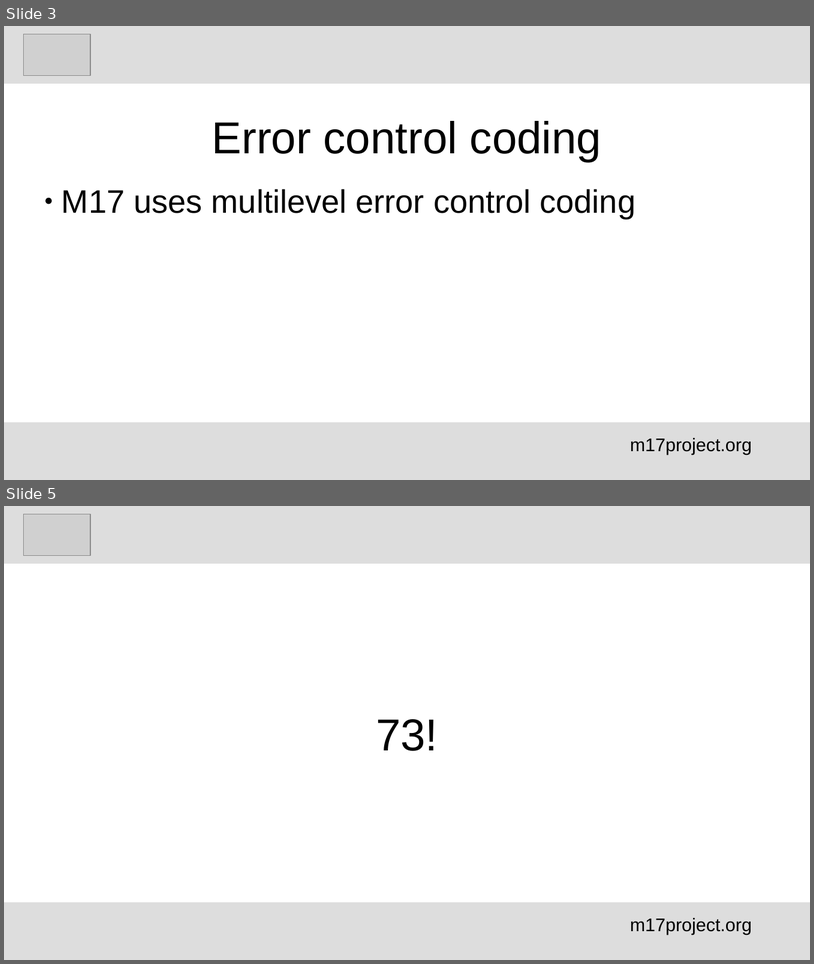
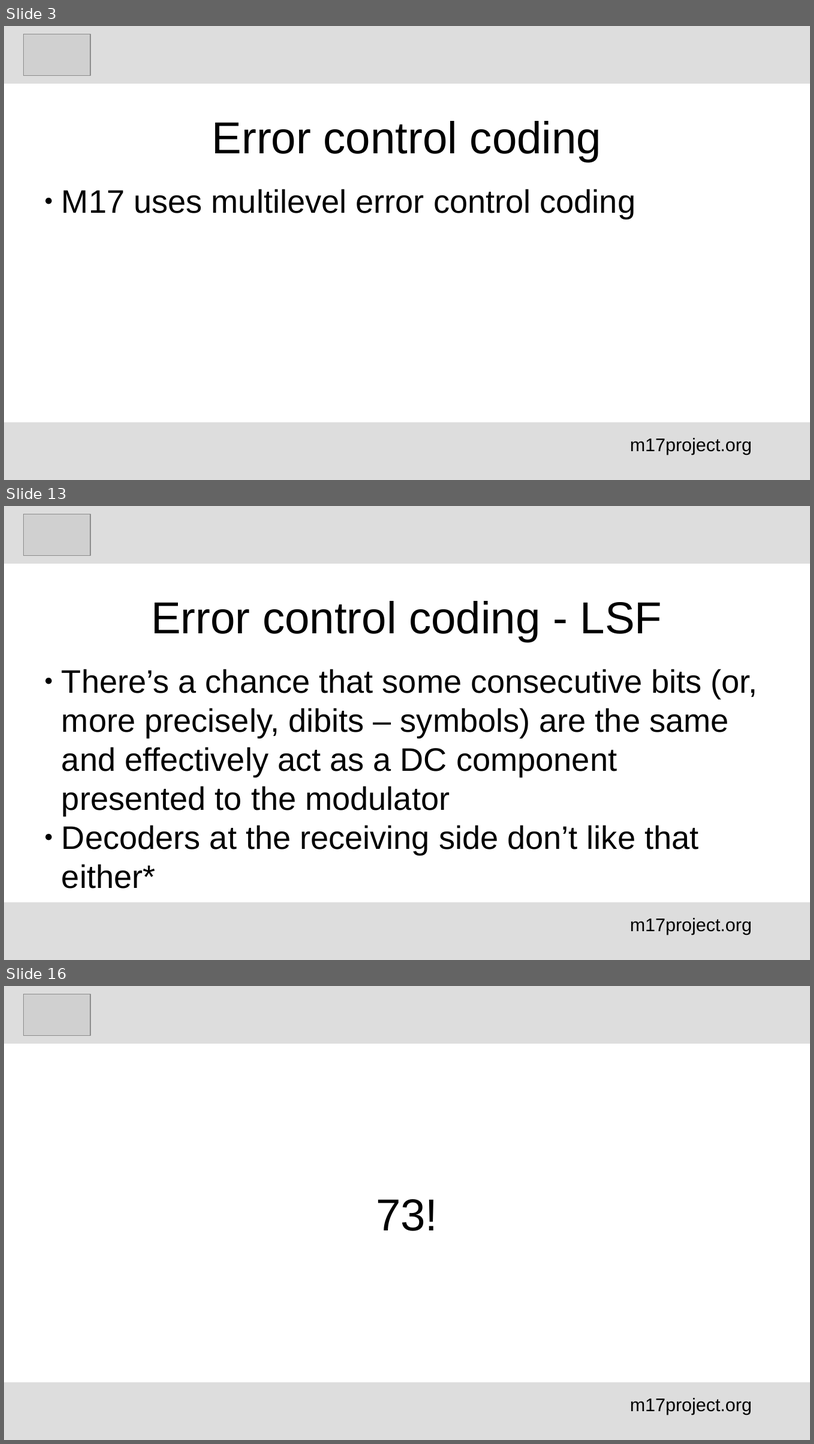
Before and after one commit to M17-Project/M17_education, a slide deck: English/M17_error control_schemes_en.odp. Shown one above the other, each under a label of ours: slides 3 and 5 before the commit, slides 3, 13 and 16 after it; the slides between them are not shown. The pictures are 814x964 and 814x1444 pixels, drawn with LibreOffice and Linux fonts; fonts in the diff are those of the drawing; grey boxes stand for pictures. Boxes give left, top, right and bottom in pixels: in the first picture for what was removed or moved away, otherwise in the second. Text is boxed around its words. In the diff, an @@ line names an element or a change of style, - is before the commit and + after.

```diff
--- a/English/M17_error control_schemes_en.odp
+++ b/English/M17_error control_schemes_en.odp
@@ slide 13 added at (x1=4, y1=506, x2=810, y2=960), background #FFFFFF @@
@@ rectangle added at (x1=4, y1=506, x2=810, y2=564), fill #DDDDDD @@
@@ picture added at (x1=23, y1=514, x2=90, y2=556) @@
@@ title added at (x1=151, y1=601, x2=663, y2=642), 44 pt, text #000000 @@
+Error control coding - LSF
@@ subtitle added at (x1=62, y1=669, x2=758, y2=888), 32 pt, text #000000 @@
+● There’s a chance that some consecutive bits (or, more precisely, dibits – symbols) are the same and effectively act as a DC component presented to the modulator
+● Decoders at the receiving side don’t like that either*
@@ rectangle added at (x1=4, y1=902, x2=810, y2=960), fill #DDDDDD @@
@@ text added at (x1=630, y1=918, x2=752, y2=934), 18 pt, text #000000 @@
+m17project.org
@@ what was slide 5 is now slide 16 @@
```
Also in this commit, not shown: 2 slides changed, 10 other slides added, 1 other file.
